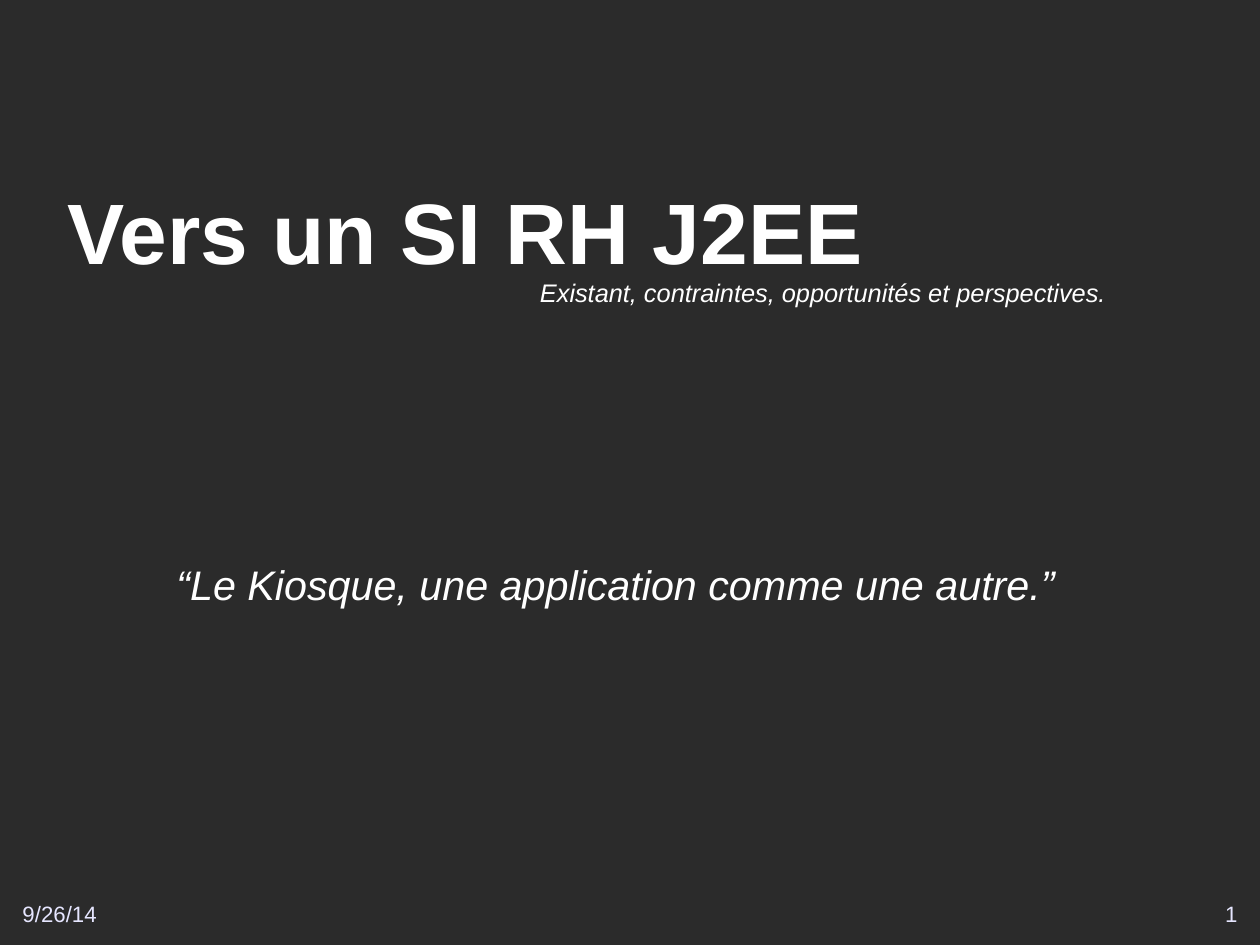
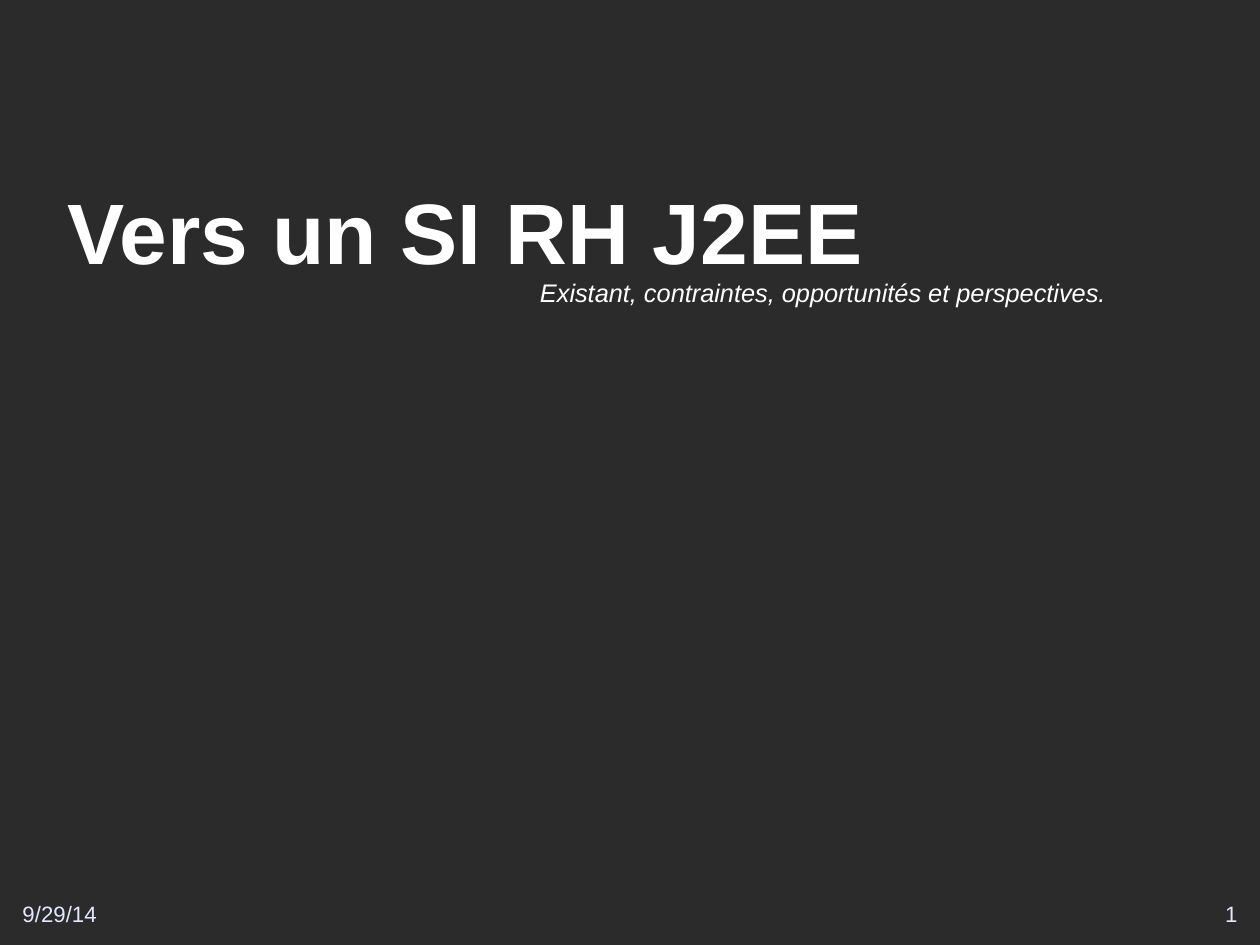
Before and after one commit to DSI-Ville-Noumea/sirh-kiosque-j2ee-old, a slide deck: slide 1 of src/site/resources/Vers_un_Kiosque_RH_J2EE.odp. Drawn at 1260x945 pixels with LibreOffice and Linux fonts; fonts in the diff are those of the drawing; background and template pictures are left out; a plain dark background stands for a picture behind light text. Boxes give left, top, right and bottom in pixels: in the first picture for what was removed or moved away, otherwise in the second. Text is boxed around its words. In the diff, an @@ line names an element or a change of style, - is before the commit and + after.

```diff
--- a/src/site/resources/Vers_un_Kiosque_RH_J2EE.odp
+++ b/src/site/resources/Vers_un_Kiosque_RH_J2EE.odp
@@ text removed at [176,570,1054,609] @@
-“Le Kiosque, une application comme une autre.”
@@ text at [22,906,96,923]: text changed @@
-9/26/14
+9/29/14
```
Also in this commit, not shown: 42 other slides changed.
